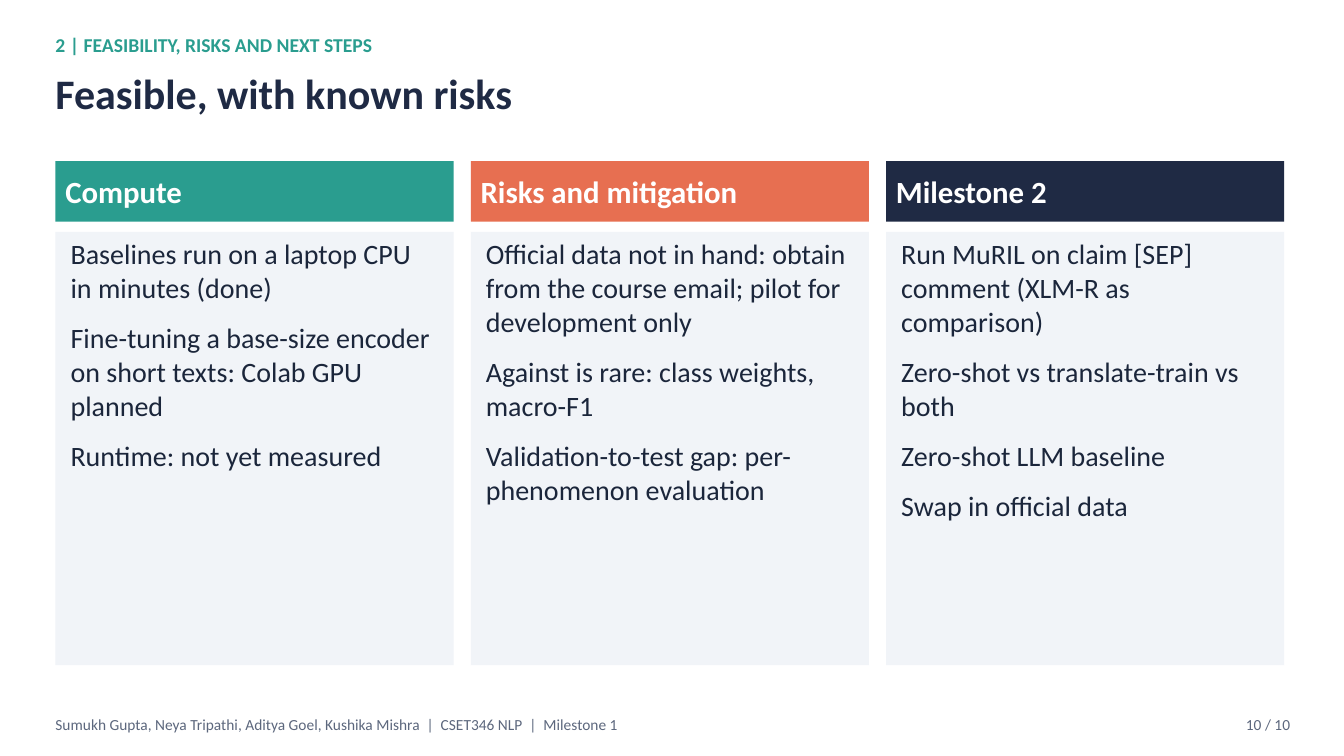
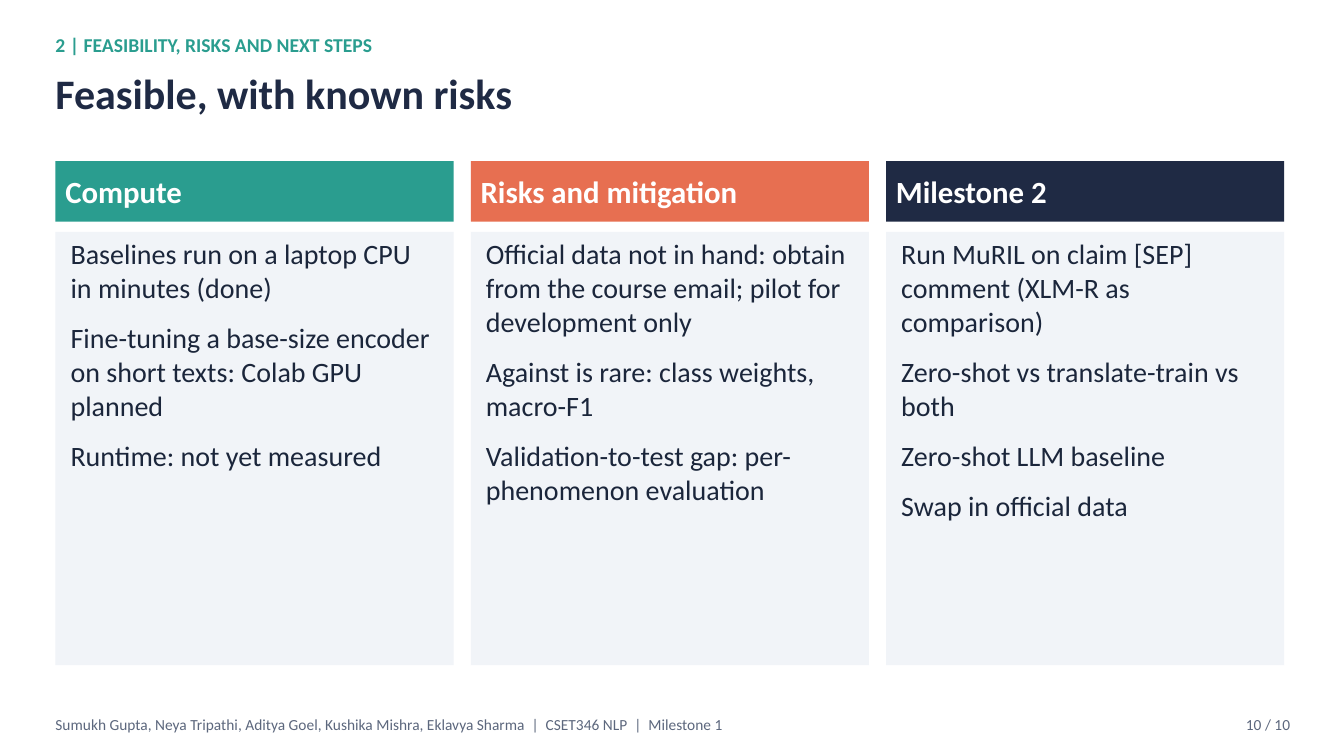
Before and after one commit to sumukh-dgaf/indic-climate-stance, a slide deck: slide 10 of outputs/Milestone1_Sumukh_S24CSEU0570.pptx. Drawn at 1344x756 pixels with LibreOffice and Linux fonts; fonts in the diff are those of the drawing. Boxes give left, top, right and bottom in pixels: in the first picture for what was removed or moved away, otherwise in the second. Text is boxed around its words. In the diff, an @@ line names an element or a change of style, - is before the commit and + after.

```diff
--- a/outputs/Milestone1_Sumukh_S24CSEU0570.pptx
+++ b/outputs/Milestone1_Sumukh_S24CSEU0570.pptx
@@ text at [55,719,723,733]: text changed @@
-Sumukh Gupta, Neya Tripathi, Aditya Goel, Kushika Mishra | CSET346 NLP | Milestone 1
+Sumukh Gupta, Neya Tripathi, Aditya Goel, Kushika Mishra, Eklavya Sharma | CSET346 NLP | Milestone 1
```
Also in this commit, not shown: 9 other slides changed, 2 other files.
